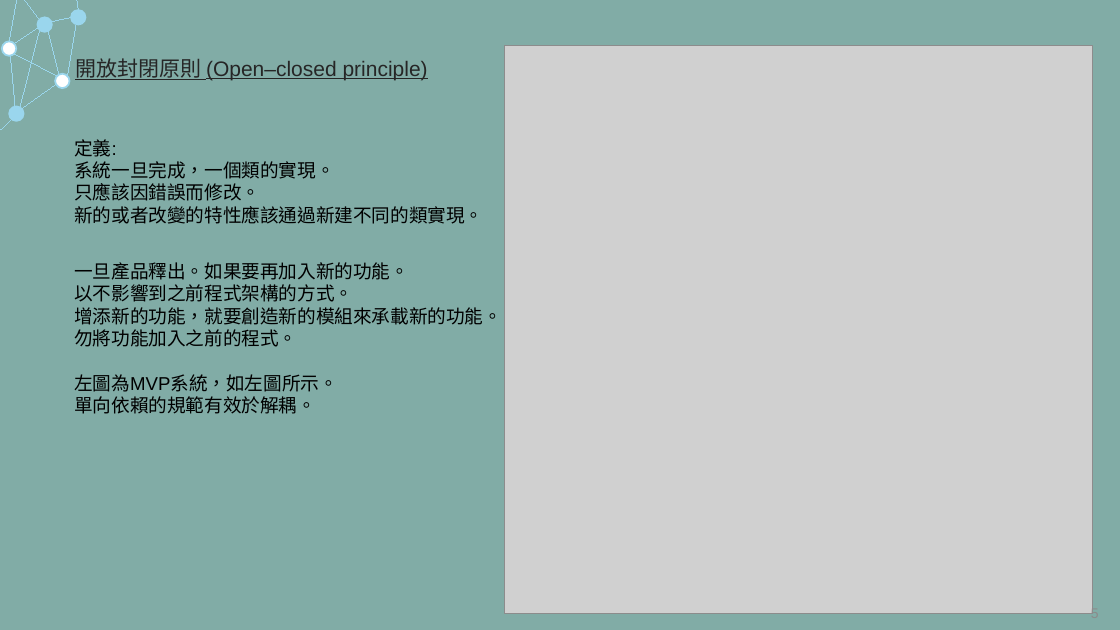
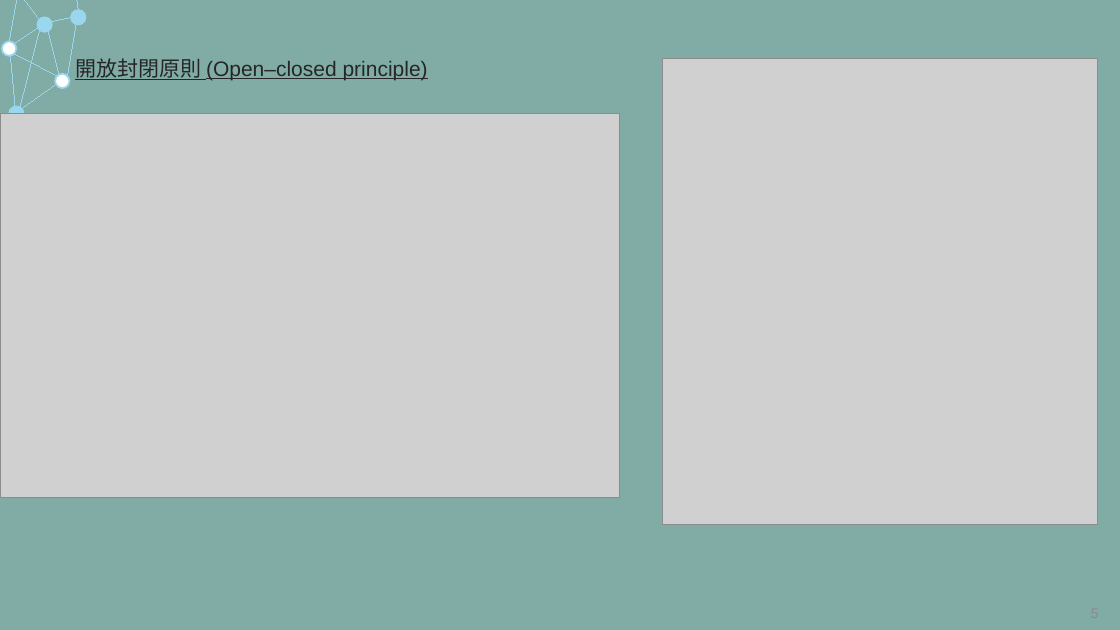
Before and after one commit to whatevercalled/yunshin_20240216_powerpointing, a slide deck: slide 5 of 10questionsBeingAsked.pptx. Drawn at 1120x630 pixels with LibreOffice and Linux fonts; fonts in the diff are those of the drawing; grey boxes stand for pictures; background and template pictures are left out. Boxes give left, top, right and bottom in pixels: in the first picture for what was removed or moved away, otherwise in the second. Text is boxed around its words. In the diff, an @@ line names an element or a change of style, - is before the commit and + after.

```diff
--- a/10questionsBeingAsked.pptx
+++ b/10questionsBeingAsked.pptx
@@ picture: place and size @@
-picture at [504,45,1092,613]
+picture at [663,58,1097,524]
@@ picture added at [0,113,619,498] @@
@@ text removed at [74,139,502,414] @@
-定義:
-系統一旦完成，一個類的實現。
-只應該因錯誤而修改。
-新的或者改變的特性應該通過新建不同的類實現。
-一旦產品釋出。如果要再加入新的功能。
-以不影響到之前程式架構的方式。
-增添新的功能，就要創造新的模組來承載新的功能。
-勿將功能加入之前的程式。
-左圖為MVP系統，如左圖所示。
-單向依賴的規範有效於解耦。
```
Also in this commit, not shown: 1 other file.
